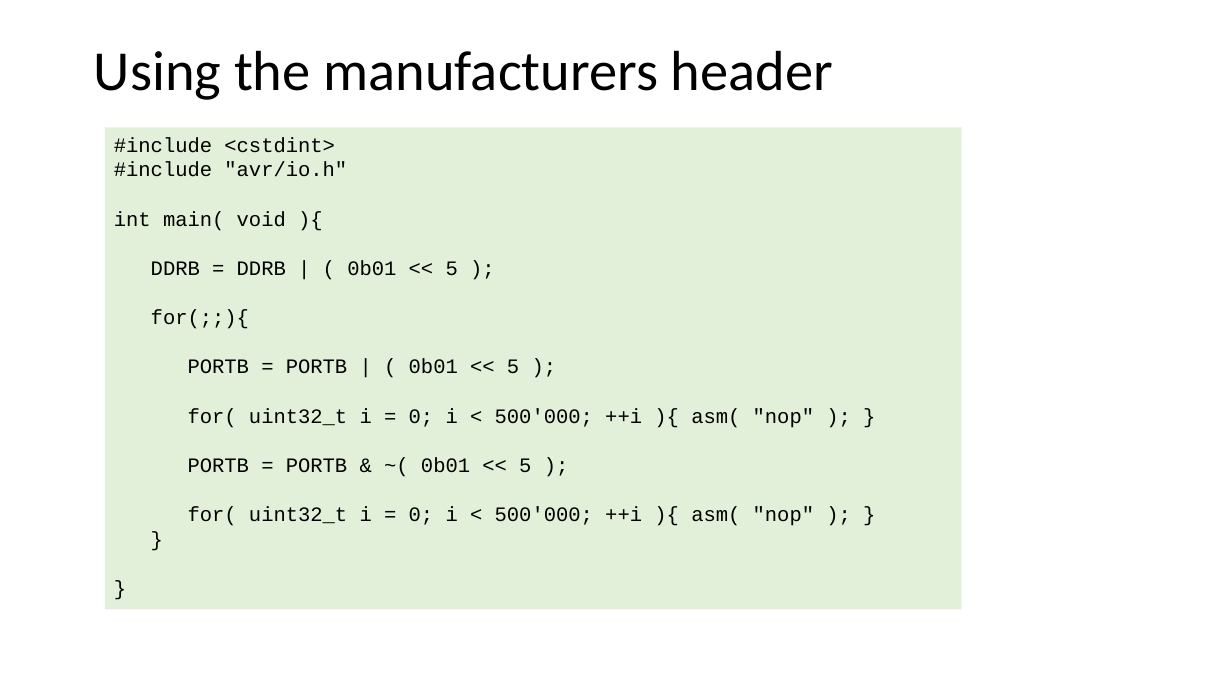
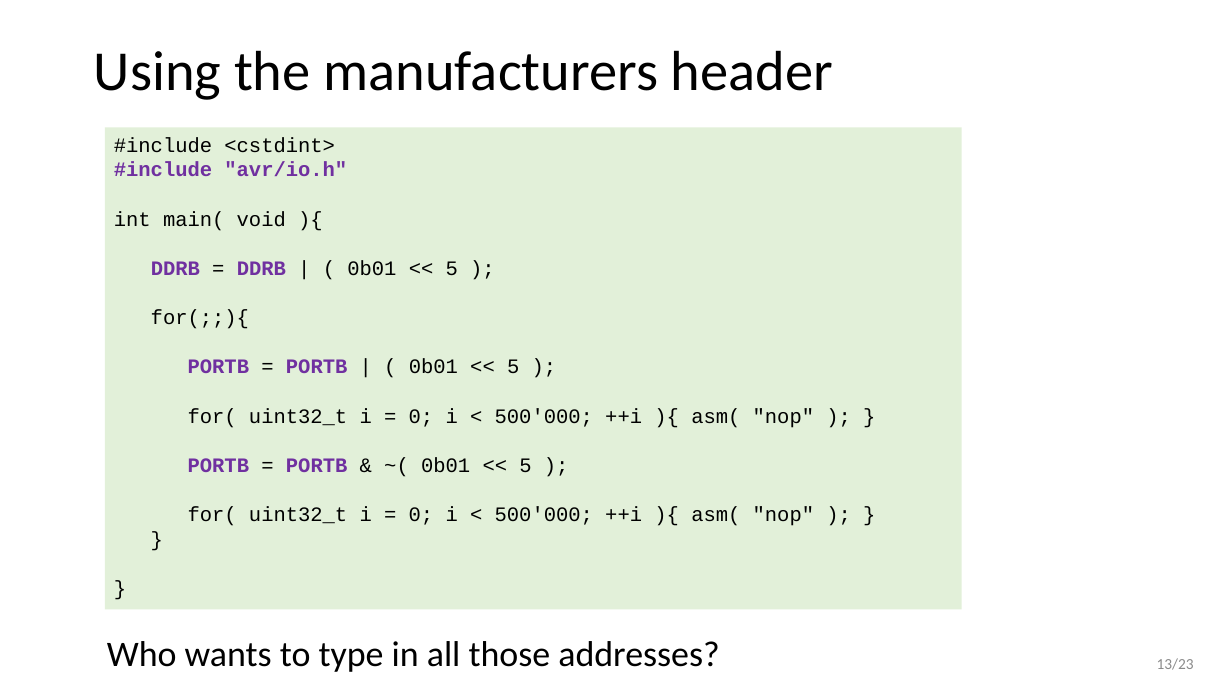
Before and after one commit to wovo/talk-gpio-abstractions, a slide deck: slide 13 of powerpoint/gpio-abstractions.pptx. Drawn at 1232x693 pixels with LibreOffice and Linux fonts; fonts in the diff are those of the drawing. Boxes give left, top, right and bottom in pixels: in the first picture for what was removed or moved away, otherwise in the second. Text is boxed around its words. In the diff, an @@ line names an element or a change of style, - is before the commit and + after.

```diff
--- a/powerpoint/gpio-abstractions.pptx
+++ b/powerpoint/gpio-abstractions.pptx
@@ text in rectangle at box(114, 162, 531, 473): text colour #000000 to #7030A0, bold on in "#include "avr/io.h"", "DDRB DDRB", "PORTB PORTB", "PORTB PORTB" @@
@@ text added at box(107, 641, 719, 672), 28 pt, text #000000 @@
+Who wants to type in all those addresses?
@@ page number added at box(1157, 658, 1194, 670), 12 pt, text #8C8C8C @@
+13/23
```
Also in this commit, not shown: 22 other slides changed, 2 other files.
